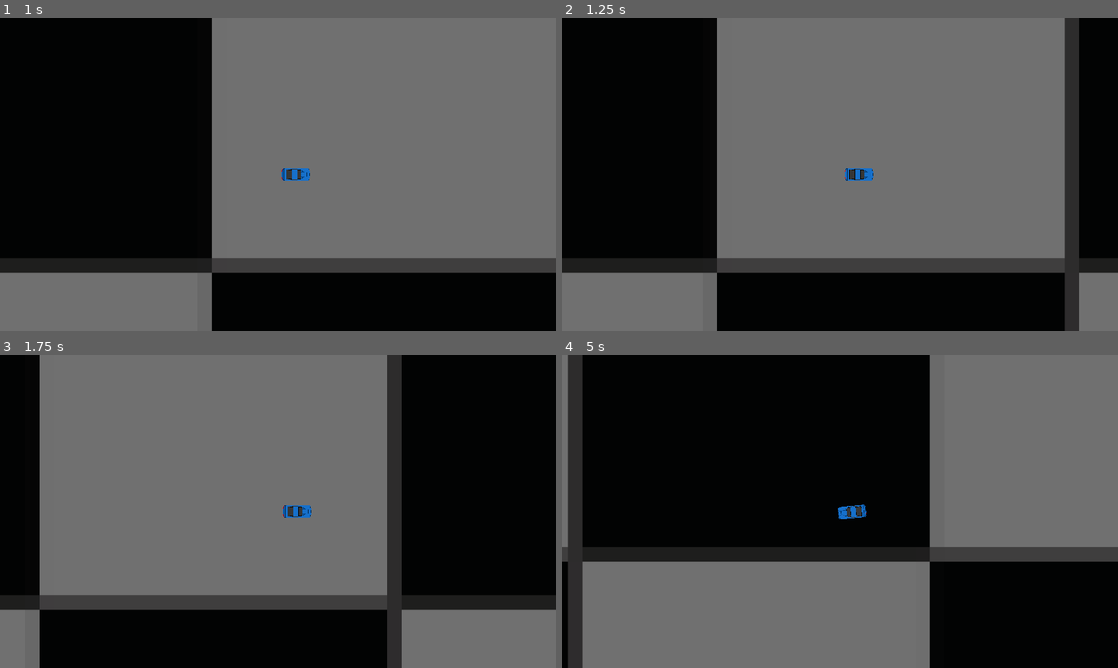
Above: before the commit, frames 1-4 (two rows, left to right).
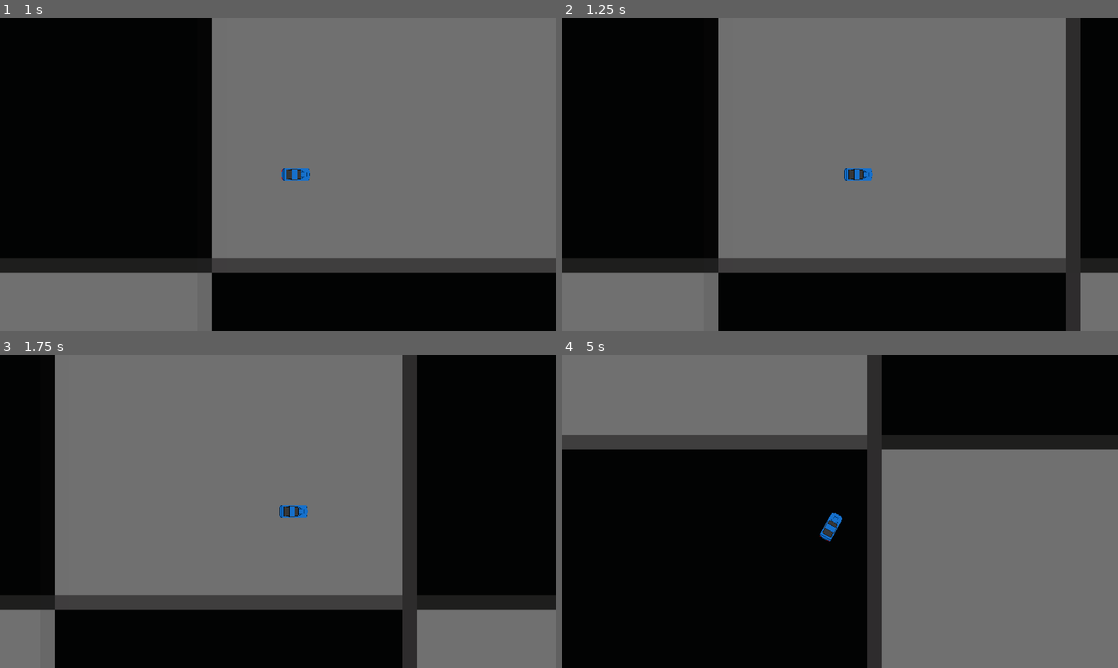
Above: after the commit, the same moments.

Repository: RoboFox031/BlazeShift
Game: Godot game, scene res://Scenes/Testing/testDriveEnviornment.tscn
The game is run twice, just before and just after one commit, with the same random seed, the same clock (stepped at 60 frames per second) and the same inputs.
Inputs:
- Up to frame 1 (1 s): tap Enter at 0.5 s; hold W (p1_up) from 0.53 s (still down); tap O (p1_start) at 0.6 s
- Up to frame 2 (1.25 s): keep holding W (p1_up)
- Up to frame 3 (1.75 s): keep holding W (p1_up); tap L (p1_x) at 1.35 s
- Up to frame 4 (5 s): release W (p1_up) at 2.03 s; hold A (p1_left) 2.03-3.53 s; tap one key every 0.75 s from 2.1 s: Down (p2_down) Left (p2_left) Right (p2_right) Up (p2_up); hold S (p1_down) 3.53-4.28 s; hold D (p1_right) from 4.28 s (still down)

Frame 1 is identical in both runs. In frame 2, 0.8% of the frame differs, in the area x 27-94%, y 0-100%; in frame 3, 8.0%; in frame 4, 68%, in the area x 0-100%, y 0-100%.

Commit message:
Updarted values

Diff:
--- a/Scripts/Cars/parentCar.gd
+++ b/Scripts/Cars/parentCar.gd
@@ -26,9 +26,9 @@
 @export var offRoadTurnMult=.8 ##Controls how offroading affects turning
 @export var offRoadDecelMult=2 ##Controls how offroading affects decleration
 #controls how the car reacts to ice
-@export var iceLinMult=0 ##Controls how offroading affects speed and acceleration
-@export var iceTurnMult=0 ##Controls how offroading affects turning
-@export var iceDecelMult=0 ##Controls how offroading affects decleration
+@export var iceLinMult=0.1 ##Controls how offroading affects speed and acceleration
+@export var iceTurnMult=0.1 ##Controls how offroading affects turning
+@export var iceDecelMult=0.1 ##Controls how offroading affects decleration
 ############End of Important Car Stats
 
 #Stores what terrain the car is on
